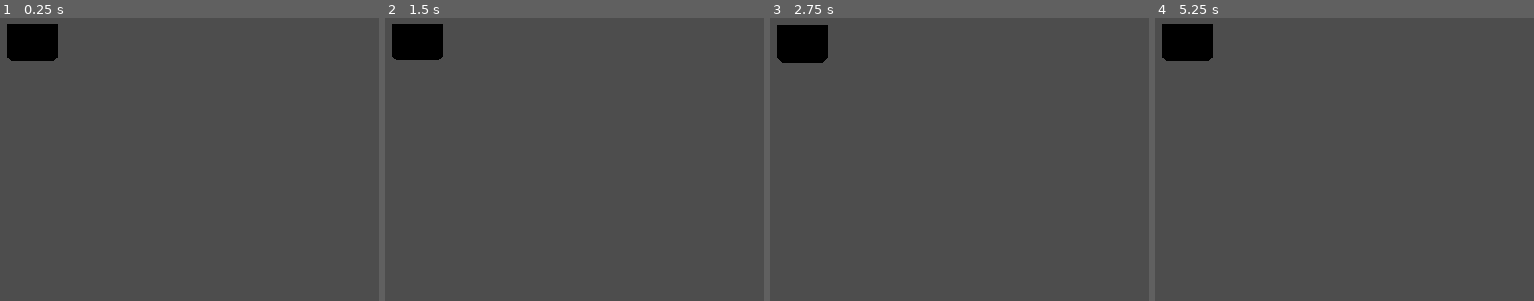
Above: before the commit, frames 1-4 (left to right).
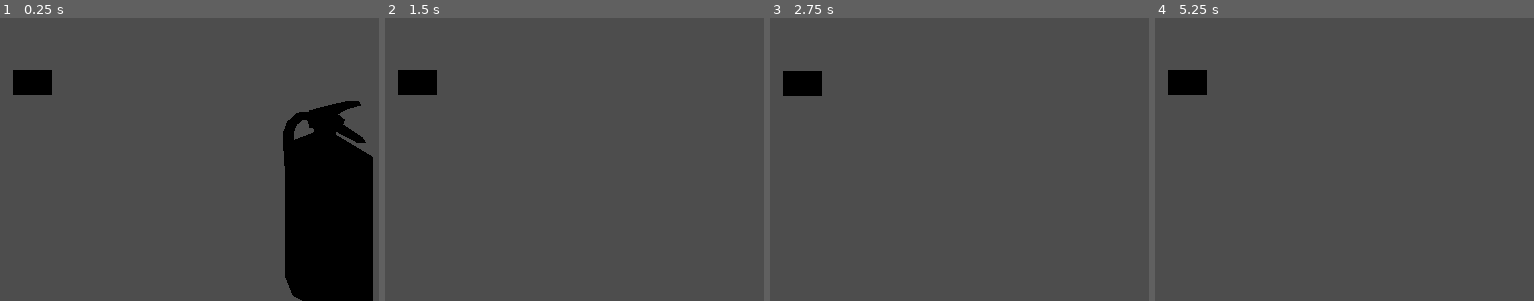
Above: after the commit, the same moments.

Repository: Software-Praktikum-25-26/Brandschutzunterweisung
Game: Godot game, scene res://main.tscn
The game is run twice, just before and just after one commit, with the same random seed, the same clock (stepped at 60 frames per second) and the same inputs.
Inputs (mouse positions are in pixels of both pictures, inside the frame that each line leads up to):
- Up to frame 1 (0.25 s): no input
- Up to frame 2 (1.5 s): tap Enter at 0.5 s; move the mouse to (460, 74) at 0.52 s; hold W (move_forward) from 0.53 s (still down); tap Space (jump) at 0.77, 1.25 s; move the mouse to (outside the picture) at 1.27 s
- Up to frame 3 (2.75 s): keep holding W (move_forward); tap Space (jump) at 1.52 s; tap Enter at 2 s; move the mouse to (823, 68) at 2.02 s
- Up to frame 4 (5.25 s): keep holding W (move_forward); tap Space (jump) at 2.75, 3.02, 3.77, 4.25, 4.52 s; move the mouse to (1177, 83) at 2.77 s; tap Enter at 3.5 s; move the mouse to (1245, 83) at 3.52 s; move the mouse to (outside the picture) at 4.27 s; move the mouse to (1196, 77) at 5.02 s

The runs differ from the first frame. In frame 1, 17% of the frame differs, in the area x 1-99%, y 2-100%; in frame 2, 2.6%; in frame 3, 2.7%; in frame 4, 2.7%.

Commit message:
Added Mouse Scroll Zoom

Diff:
--- a/Movement.gd
+++ b/Movement.gd
@@ -30,7 +30,6 @@
 	velocity.x = direction.x * speed
 	velocity.z = direction.z * speed
 
-	print(velocity.y)
 	# Vertical Velocity
 	if not is_on_floor(): # If in the air, fall towards the floor. Literally gravity
 		velocity.y = velocity.y - (fall_acceleration * delta)
@@ -51,6 +50,12 @@
 			jump()
 	if event is InputEventMouseMotion:
 		rotate_player_view(event.relative)
+	if event is InputEventMouseButton:
+		if event.is_pressed():
+			if event.button_index == MOUSE_BUTTON_WHEEL_UP and $SpringArm3D.spring_length < 20:
+				$SpringArm3D.spring_length += (event.factor if event.factor else 1.0)
+			if event.button_index == MOUSE_BUTTON_WHEEL_DOWN and $SpringArm3D.spring_length >= 0:
+				$SpringArm3D.spring_length -= (event.factor if event.factor else 1.0)
 
 func rotate_player_view(mouse_delta: Vector2):
 	# Rotate horizontally (yaw)
@@ -58,9 +63,9 @@
 
 	# Rotate vertically (pitch)
 	pitch -= mouse_delta.y * mouse_sensitivity
-	pitch = clamp(pitch, deg_to_rad(-89), deg_to_rad(89))  # prevent flipping
+	pitch = clamp(pitch, deg_to_rad(-90), deg_to_rad(45))  # prevent flipping
 
-	$CameraPivot.rotation.x = pitch
+	$SpringArm3D.rotation.x = pitch
 
 func jump():
 	velocity.y = jump_power
--- a/Player.tscn
+++ b/Scenes/Player.tscn
@@ -13,5 +13,5 @@
 shape = SubResource("CapsuleShape3D_kpjcp")
 
 [node name="MeshInstance3D" type="MeshInstance3D" parent="."]
-transform = Transform3D(0.59, 0, 0, 0, 0.37, 0, 0, 0, 0.865, 0, 0.408934, -0.429047)
+transform = Transform3D(0.59, 0, 0, 0, 0.37, 0, 0, 0, 0.0980902, 0, 0.408934, -0.429047)
 mesh = SubResource("BoxMesh_xhfnw")
--- /dev/null
+++ b/Scenes/fire_extinguisher.tscn
@@ -0,0 +1,5 @@
+[gd_scene load_steps=2 format=3 uid="uid://c31l17jkx8ij5"]
+
+[ext_resource type="PackedScene" uid="uid://choavd7hmd2h" path="res://Assets/fire_extinguisher/model.gltf" id="1_sj7t7"]
+
+[node name="blockbench_export" instance=ExtResource("1_sj7t7")]
--- a/main.tscn
+++ b/main.tscn
@@ -1,6 +1,7 @@
-[gd_scene load_steps=3 format=3 uid="uid://eixniw5gwddg"]
+[gd_scene load_steps=4 format=3 uid="uid://eixniw5gwddg"]
 
-[ext_resource type="PackedScene" uid="uid://j7itnx6mse0y" path="res://Player.tscn" id="1_ig7tw"]
+[ext_resource type="PackedScene" uid="uid://j7itnx6mse0y" path="res://Scenes/Player.tscn" id="1_ig7tw"]
+[ext_resource type="PackedScene" uid="uid://c31l17jkx8ij5" path="res://Scenes/fire_extinguisher.tscn" id="2_0xm2m"]
 
 [sub_resource type="WorldBoundaryShape3D" id="WorldBoundaryShape3D_ig7tw"]
 
@@ -8,12 +9,16 @@
 
 [node name="Player" parent="." instance=ExtResource("1_ig7tw")]
 
-[node name="CameraPivot" type="Marker3D" parent="Player"]
+[node name="SpringArm3D" type="SpringArm3D" parent="Player"]
+transform = Transform3D(1, 0, 0, 0, 1, 0, 0, 0, 1, 0, 0.5, 0)
+spring_length = 4.0
 
-[node name="Camera3D" type="Camera3D" parent="Player/CameraPivot"]
-transform = Transform3D(1, 0, 0, 0, 1, 0, 0, 0, 1, 0, 0, 3.335)
+[node name="Camera3D" type="Camera3D" parent="Player/SpringArm3D"]
 
 [node name="StaticBody3D" type="StaticBody3D" parent="."]
 
 [node name="CollisionShape3D" type="CollisionShape3D" parent="StaticBody3D"]
 shape = SubResource("WorldBoundaryShape3D_ig7tw")
+
+[node name="blockbench_export" parent="." instance=ExtResource("2_0xm2m")]
+transform = Transform3D(1, 0, 0, 0, 1, 0, 0, 0, 1, 2, 0, 2)
Not shown, added: Assets/fire_extinguisher/model.gltf
Not shown, added: Assets/fire_extinguisher/model.gltf.import
Binary file added: Assets/fire_extinguisher/model_0.png
Not shown, added: Assets/fire_extinguisher/model_0.png.import
